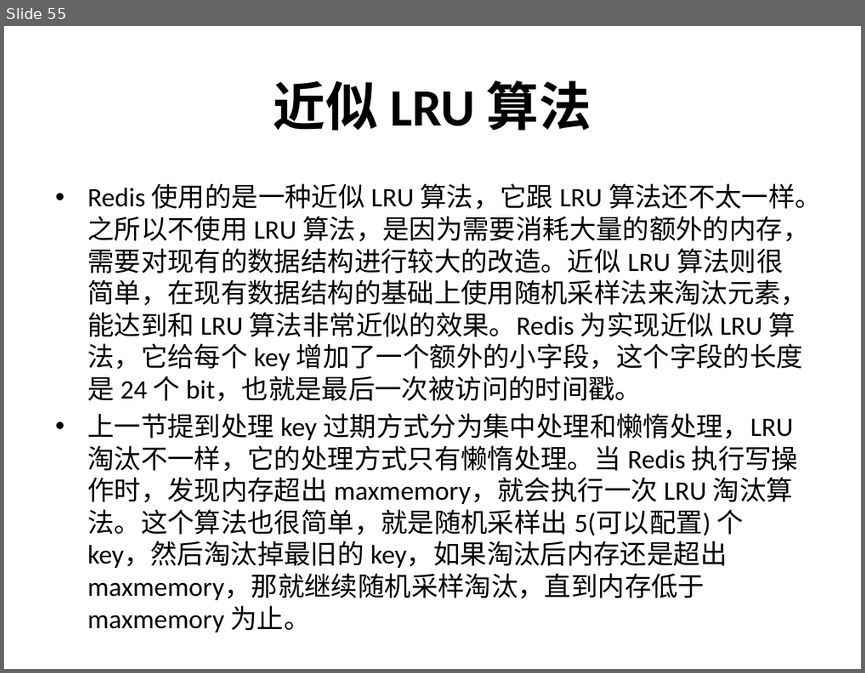
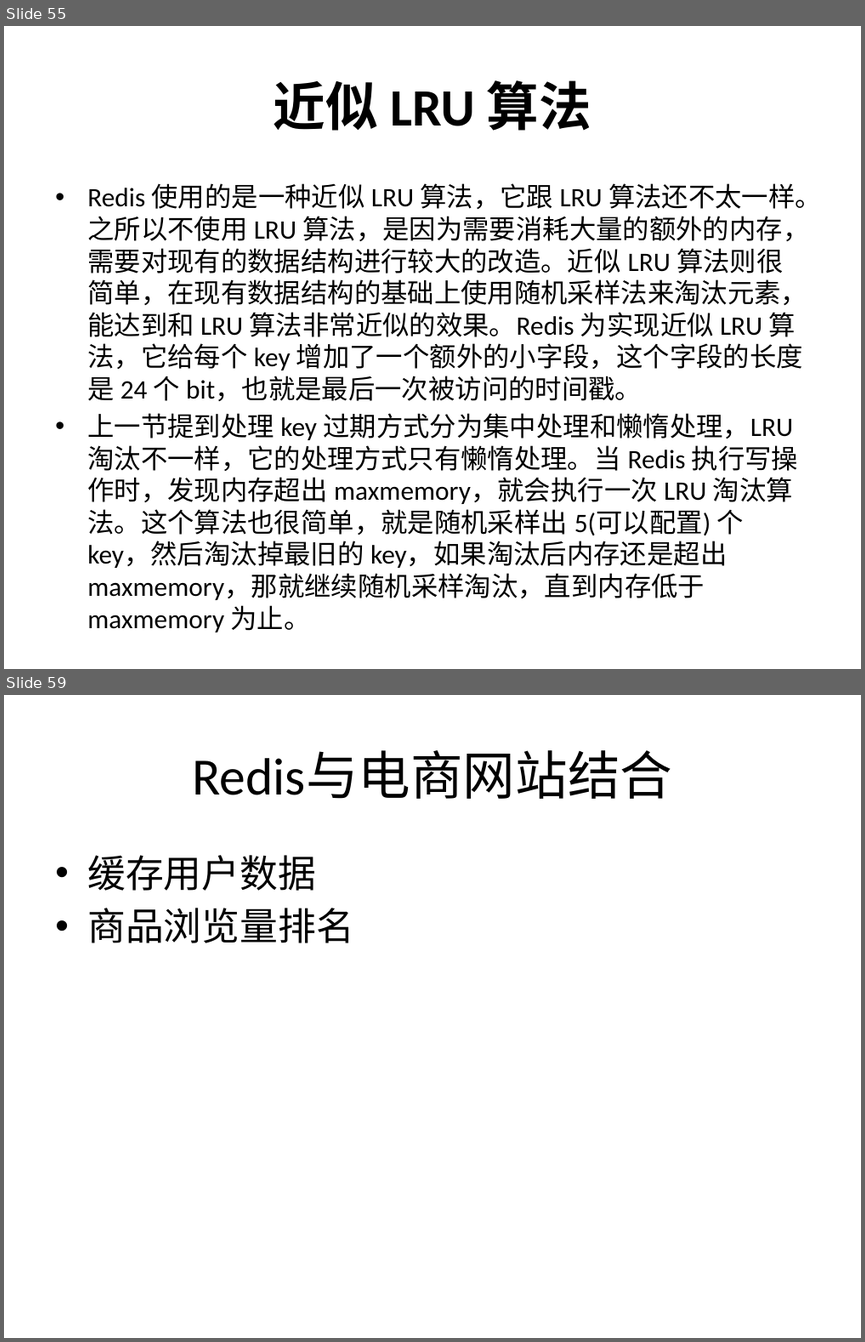
Before and after one commit to airuitian/MicroService, a slide deck: middlerware/Redis介绍及实战.pptx. Shown one above the other, each under a label of ours: slide 55 before the commit, slides 55 and 59 after it; the slides between them are not shown. The pictures are 865x673 and 865x1342 pixels, drawn with LibreOffice and Linux fonts; fonts in the diff are those of the drawing. Boxes give left, top, right and bottom in pixels: in the first picture for what was removed or moved away, otherwise in the second. Text is boxed around its words. In the diff, an @@ line names an element or a change of style, - is before the commit and + after.

```diff
--- a/middlerware/Redis介绍及实战.pptx
+++ b/middlerware/Redis介绍及实战.pptx
@@ slide 59 added at [4, 695, 861, 1338], background #FFFFFF @@
@@ title added at [192, 751, 672, 799], 44 pt, text #000000 @@
+Redis与电商网站结合
@@ text added at [87, 855, 354, 943], 32 pt, text #000000 @@
+• 缓存用户数据
+• 商品浏览量排名
```
Also in this commit, not shown: 1 slide changed, 3 other slides added, 1 slide removed, 8 other files.
